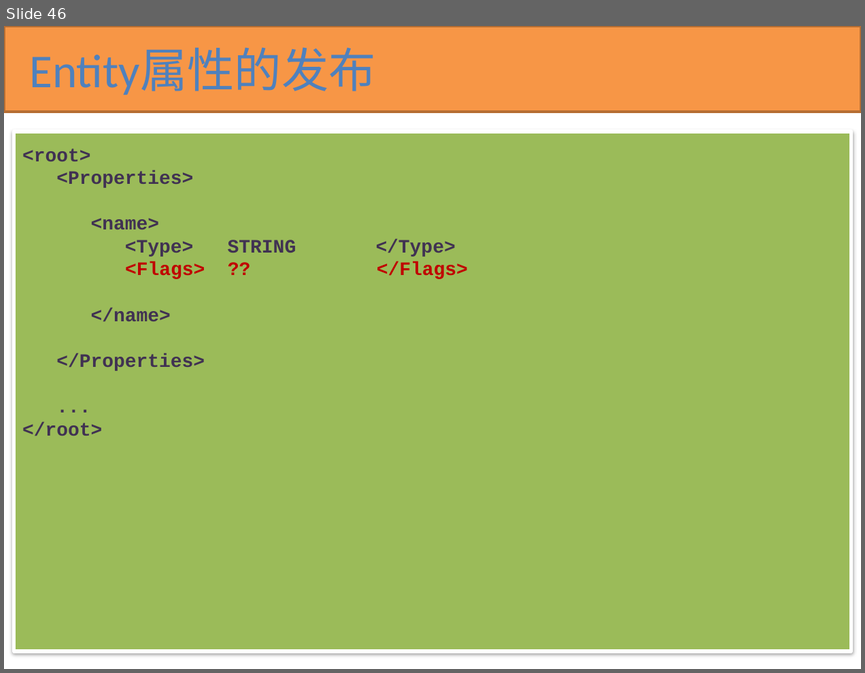
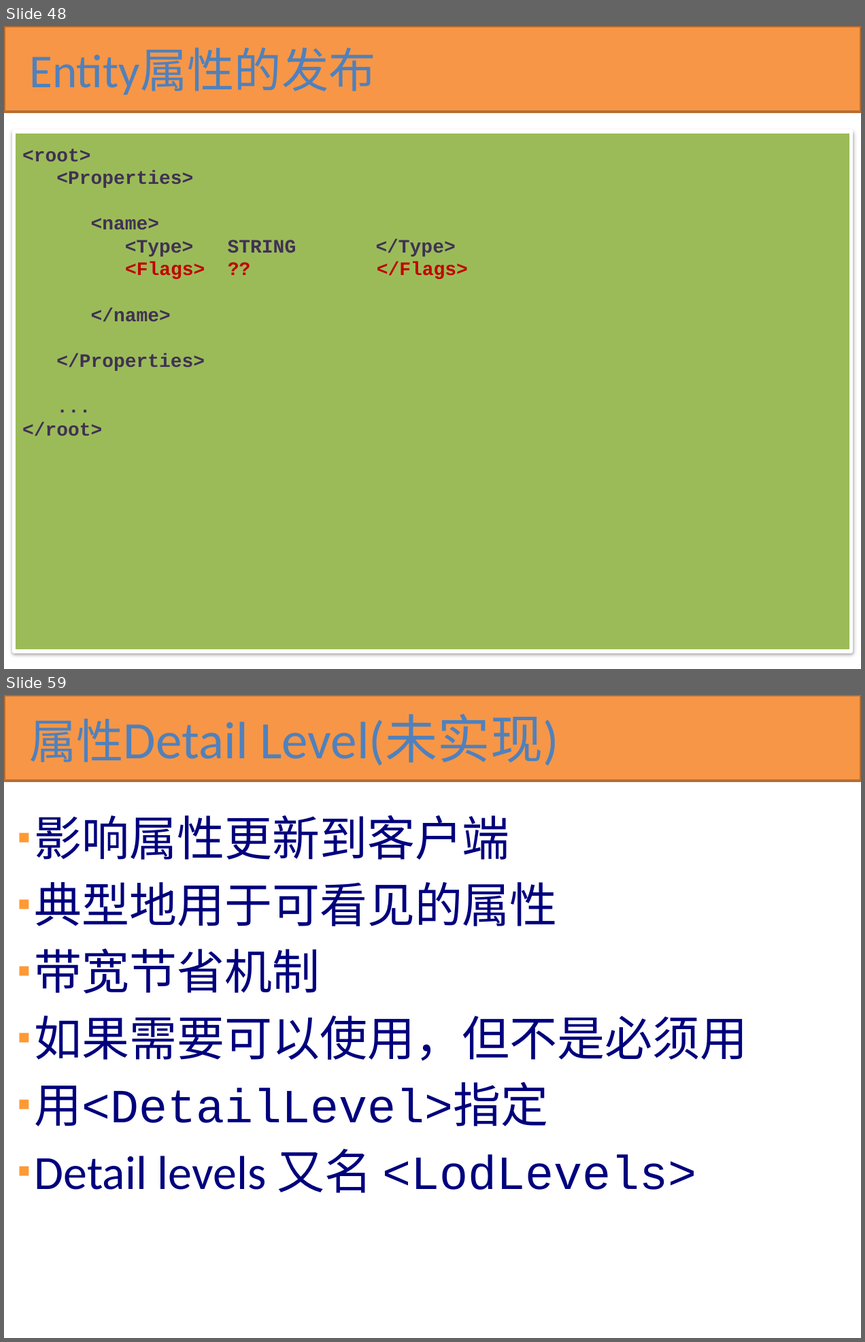
Before and after one commit to kbengine/kbengine_docs, a slide deck: KBEngine技术预览.pptx. Shown one above the other, each under a label of ours: slide 46 before the commit, slides 48 and 59 after it; the slides between them are not shown. The pictures are 865x673 and 865x1342 pixels, drawn with LibreOffice and Linux fonts; fonts in the diff are those of the drawing. Boxes give left, top, right and bottom in pixels: in the first picture for what was removed or moved away, otherwise in the second. Text is boxed around its words. In the diff, an @@ line names an element or a change of style, - is before the commit and + after.

```diff
--- a/KBEngine技术预览.pptx
+++ b/KBEngine技术预览.pptx
@@ slide 59 added at [4,695,861,1338], background #FFFFFF @@
@@ rectangle added at [4,695,861,781], fill #F79646, outline #B76F34 2 pt @@
@@ title added at [29,715,559,766], 44.1 pt, text #4F81BD @@
+属性Detail Level(未实现)
@@ text added at [35,815,748,1193], 40 pt, text #00007D @@
+▪ 影响属性更新到客户端
+▪ 典型地用于可看见的属性
+▪ 带宽节省机制
+▪ 如果需要可以使用，但不是必须用
+▪ 用<DetailLevel>指定
+▪ Detail levels 又名 <LodLevels>
@@ what was slide 46 is now slide 48 @@
```
Also in this commit, not shown: 5 slides changed, 16 other slides added.
